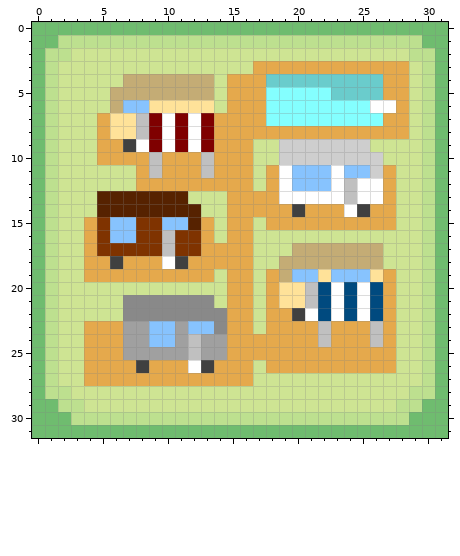
Two versions of one pixel-art sprite, Python Game/data/images/Residential/Trailer Park.png. Above is the file before it was changed.
The file is 32x32 pixels.
The result:
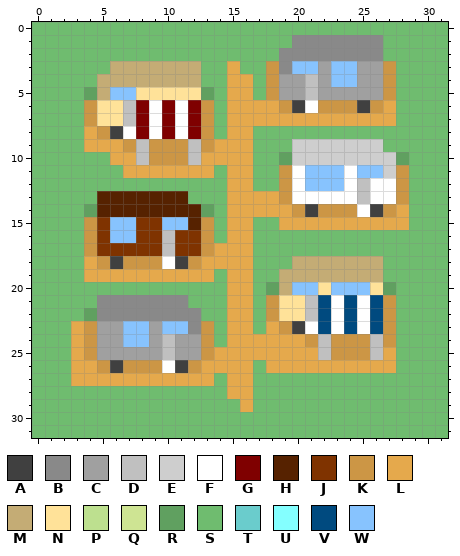
Palette (. is transparent): A #404040  B #898989  C #a0a0a0  D #c0c0c0  E #cecece  F #ffffff  G #7f0000  H #562200  J #7f3300  K #cc9645  L #e5a94c  M #c4ac75  N #ffe299  P #bde08f  Q #cee493  R #60a060  S #6fbc6f  T #6acccc  U #84ffff  V #004a7f  W #87c3fe
Edits made:
Changed rows in their new state; - is an unchanged pixel.
first column x 1:
 1 -SSSSSSSSSSSSSSSSSSBBBBBBBSSS-
 2 SSSSSSSSSSSSSSSSSSBBBBBBBBSSSS
 3 SSSSSMMMMMMMSSLSSKBWWCWWCCKSSS
 4 SSSSMM------SS--SKCCDCWWCCKSSS
 5 SSSRMWWNNNNNRS--SKCCDCCCCCKSSS
 6 SSSKNNDGFGFGKS---LKAFKKKAKLSSS
 7 SSSKN-DGFGFGKS---LLLLLLLLL-SSS
 8 SSSLKAFGFGFGKS--SSSSSSSSSSSSSS
 9 SSSL--KDKKKDK---SSS------ESSSS
10 SSSSS--DKKKDL---SSR-------ERSS
11 SSSSSSL-L---LS--SSKF--WF-WEKSS
12 SSSSSSSSSSSSSS--SSKF--WFD-FKSS
13 SSSS-------SSS----K----FD-FKSS
14 SSSR--------RS-----KAKKKFAKLSS
15 SSSK--------KS--SS---------LSS
16 SSSK--------KS--SSSSSSSSSSSSSS
17 SSSK--------K---SSSSSSSSSSSSSS
18 SSS-K-KKK--K----SSS-------SSSS
19 SSS----------S--SS-MMMMMMMSSSS
20 SSSSSSSSSSSSSS--SRMWWNWWWNRSSS
21 SSSSBB-----SSS--SK--------KSSS
22 SSSRBB------SS--SKNND-----KSSS
23 SSLKCCWWC-WBKS--S-KAFVFVFVKSSS
24 SSLKCCWWCD-CKS------K-KKK-KSSS
25 SSLKCC---D-CKL-------DKKKD-SSS
26 SSL-KAKKKFAKL---S----------SSS
27 SSL----------S--SSSSSSSSSSSSSS
28 SSSSSSSSSSSSSSLLSSSSSSSSSSSSSS
29 -SSSSSSSSSSSSSSLSSSSSSSSSSSSS-
30 --SSSSSSSSSSSSSSSSSSSSSSSSSS--
Changed places in both pictures, as pixel boxes (x1, y1, x2, y2):
changed: (45, 35, 435, 425)
